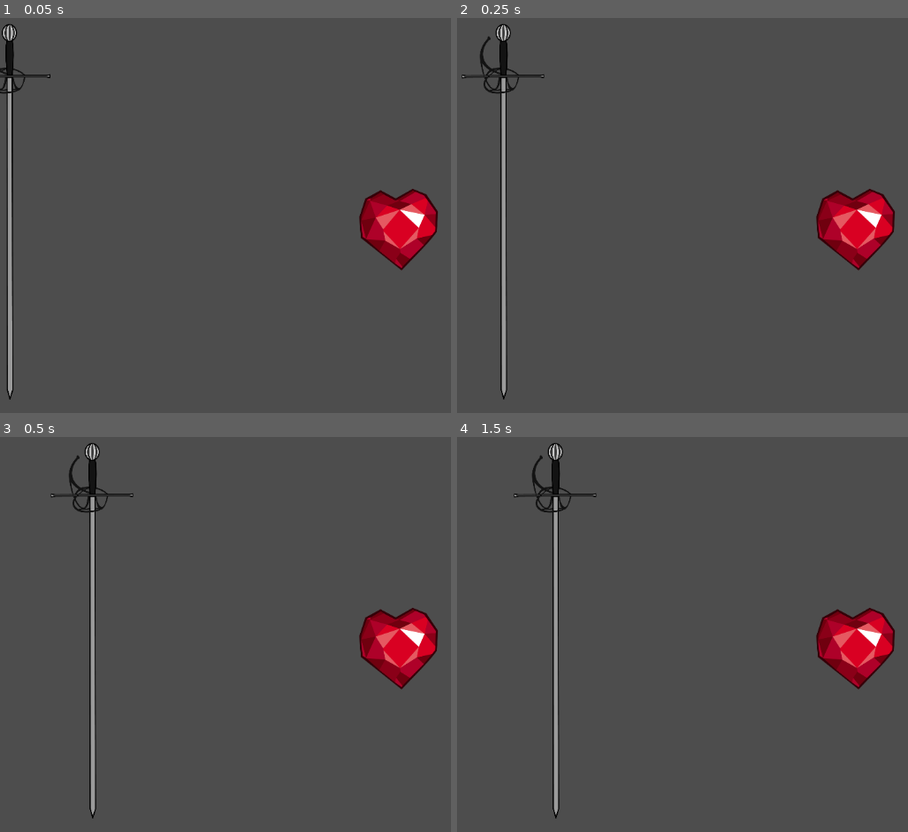
Above: before the commit, frames 1-4 (two rows, left to right).
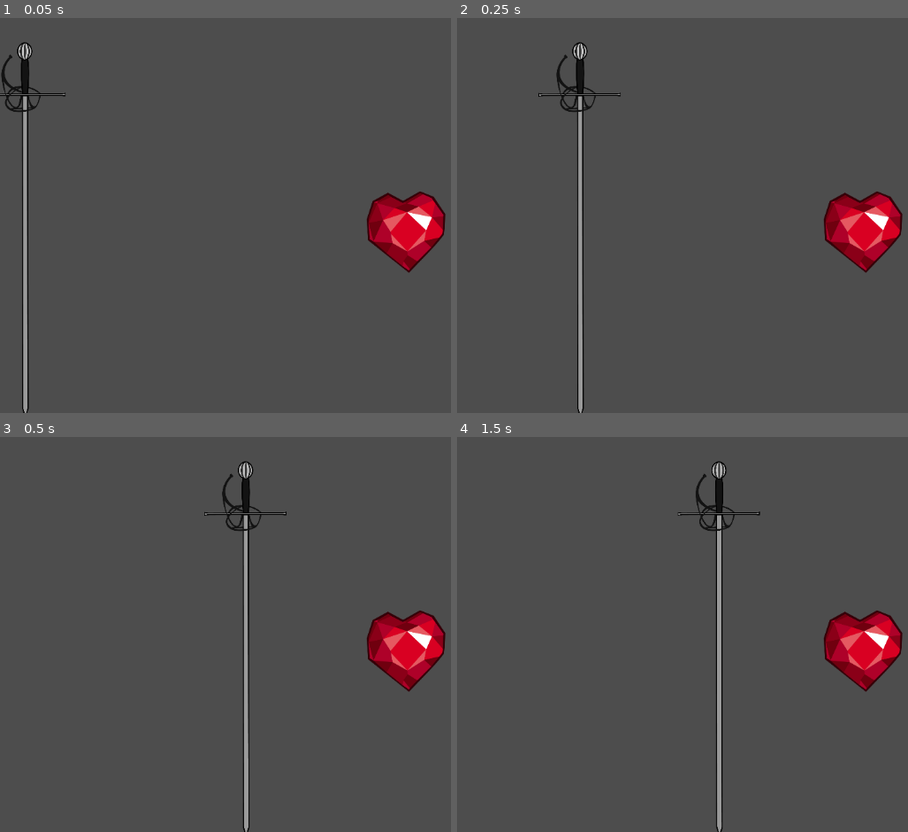
Above: after the commit, the same moments.

Repository: zelcamn/TheGame
Game: Godot game, scene res://scenes/world.tscn
Same seed, same stepped clock (60 frames per second), same inputs: the game is played once before the commit and once after it.
Inputs:
- Up to frame 1 (0.05 s): no input
- Up to frame 2 (0.25 s): no input
- Up to frame 3 (0.5 s): no input
- Up to frame 4 (1.5 s): tap Enter (ui_accept) at 0.5, 0.6, 0.77, 1.07, 1.25, 1.35 s; hold Right (moveRight) 0.53-1.28 s; hold Down (moveDown) from 1.28 s (still down)

The runs differ from the first frame. In frame 1, 4.9% of the frame differs, in the area x 0-99%, y 1-100%; in frame 2, 5.1%; in frame 3, 5.1%; in frame 4, 5.2%, in the area x 12-99%, y 1-100%.

Commit message:
#12 Создать основу для атак/первый патерн атаки

Diff:
--- /dev/null
+++ b/scenes/Equipment.tscn
@@ -0,0 +1,16 @@
+[gd_scene load_steps=4 format=3 uid="uid://drgh0tnjxdc6o"]
+
+[ext_resource type="Script" path="res://scripts/Equipment.gd" id="1_3sw3q"]
+[ext_resource type="Texture2D" uid="uid://gresw1lrsvak" path="res://res/sprites/weapons/Toy_Knife.png" id="2_f4oso"]
+[ext_resource type="Script" path="res://scripts/Toy_knife.gd" id="3_131qb"]
+
+[node name="Equipment" type="Node2D"]
+script = ExtResource("1_3sw3q")
+
+[node name="Toy_knife" type="Sprite2D" parent="."]
+texture_filter = 3
+position = Vector2(40, 40)
+texture = ExtResource("2_f4oso")
+script = ExtResource("3_131qb")
+name1 = null
+is_picked = null
--- a/scenes/world.tscn
+++ b/scenes/world.tscn
@@ -1,12 +1,10 @@
 [gd_scene load_steps=3 format=3 uid="uid://ctvgk488286rm"]
 
-[ext_resource type="PackedScene" uid="uid://bjw6ghg7bnmdb" path="res://scenes/sword.tscn" id="1_y1cma"]
+[ext_resource type="Script" path="res://scripts/world.gd" id="1_3rsvo"]
 [ext_resource type="PackedScene" uid="uid://b7ae82kihyk5w" path="res://scenes/heart.tscn" id="2_ryy8r"]
 
-[node name="World" type="Node2D"]
+[node name="core_attack_patern" type="Node2D"]
+script = ExtResource("1_3rsvo")
 
 [node name="heart" parent="." instance=ExtResource("2_ryy8r")]
-position = Vector2(650, 350)
-
-[node name="sword" parent="." instance=ExtResource("1_y1cma")]
-position = Vector2(0, 320)
+position = Vector2(662, 354)
--- /dev/null
+++ b/scripts/Equipment.gd
@@ -0,0 +1,20 @@
+extends Node2D
+class_name PickableItems
+
+@export var name1: String = ""
+@export var attack_damage: float = 0.0
+@export var hp_bonus: float = 0.0
+@export var is_picked: bool = false
+
+func _ready():
+	pass
+
+func setItemStats(newName, newDamage, newHP):
+	name1 = newName
+	attack_damage = float(newDamage)
+	hp_bonus = float(newHP)
+	is_picked = true
+
+	print("Equipment:\n",name1,"\n", )
+	print("Attack damage:\n",attack_damage,"\n", )
+	print("HP bonus:\n",hp_bonus,"\n", )
--- /dev/null
+++ b/scripts/Toy_knife.gd
@@ -0,0 +1,8 @@
+extends PickableItems
+
+func _ready():
+  var Equipment = PickableItems.new()
+
+  Equipment.setItemStats("Toy knife", 10.1, 0) #Название, урон, хп
+
+  add_child(Equipment)
--- a/scripts/attack_component.gd
+++ b/scripts/attack_component.gd
@@ -1,19 +1,14 @@
 extends Node
 
+#цепляется к сцене моба
 class_name attack_component
 
 
-var attack_damage = GlobalInfo.playerBaseDamage
-#@export var MAX_HEALTH := 10.0 #передача макс хп при вызове сцены
-#var MAX_HEALTH = Health
-#var health : float
+#var attack_damage = GlobalInfo.playerBaseDamage #временно установлен базовый урон
 
-#Подгрузка хп при первом вызове
-#func _ready():
-	#health = MAX_HEALTH
-
-
-func damage(health):
+func damage(health,attack_damage):
 	health -= attack_damage #берётся из параметров оружия
+	#print(health)
 	if health <= 0:
 		get_parent().queue_free() #удаление сцены с экрана (скорее всего придётся заменить)
+	return health
--- a/scripts/global_info.gd
+++ b/scripts/global_info.gd
@@ -3,7 +3,12 @@
 #параметры игрока
 var playerSpeed = 700
 var playerHealth = 100
-var playerBaseDamage = 20
+var playerBaseDamage = 5
 
 #параметры мобов
-var slimeHealth = 20
+var slimeHealth = 10
+
+#вспомогательные
+var attack_is_pressed = 0
+var enemy_is_dead = 0
+var line_is_deleted = 0
--- a/scripts/heart.gd
+++ b/scripts/heart.gd
@@ -7,12 +7,20 @@
 @export var hp : attack_component
 
 var health = Health.new()
+var dmg = GlobalInfo.playerBaseDamage #урон персонажа (временно из глобальных)
 
+#подгрузка начальных хп
 func _ready():
 	health.maxHealth = GlobalInfo.slimeHealth
 	health.health = GlobalInfo.slimeHealth
 
+#функция для всех врагов чтобы наносить урон
 func hit():
-	hp.damage(health.health)
-	print(health.health)
-	print("Taken " + str(hp.attack_damage) + " damage")
+	hp.damage(health.health,dmg)
+	print("Current health: " + str(health.health))
+
+	health.health = hp.damage(health.health,dmg) #нанесение урона и возвращение хп
+
+	print("Taken " + str(dmg) + " damage")
+	print("Health after damage: " + str(health.health) +"\n")
+	return health.health
--- a/scripts/sword.gd
+++ b/scripts/sword.gd
@@ -1,26 +1,42 @@
 extends Area2D
 
+class_name sword
 
-@export var speed: int = 300
+@export var speed: int = 800
 var direction: Vector2 = Vector2.RIGHT
 
-var BlockMove = 1
+#временное решение для остановки меча
+var SwordIsMove = 1
+
 
 func _process(delta):
-	position += direction * speed * delta * BlockMove
+	position += direction * speed * delta * SwordIsMove
 	PressAttack()
 
 
+#проверка попал ли хитбокс на хитбокс врага
 func _on_body_entered(body):
 	if "hit" in body:
-		body.hit()
+		#body.hit()
+		#GlobalInfo.enemy_is_dead = 1
+		if body.hit() <= 0:
+			GlobalInfo.enemy_is_dead = 1
 
+
+#остановка меча + включение хитбокса
 func PressAttack():
 	if Input.is_action_just_pressed("ui_accept"):
-			get_node("CollisionShape2D").disabled = false
-			BlockMove = 0
+		get_node("CollisionShape2D").disabled = false
+		SwordIsMove = 0
+		GlobalInfo.attack_is_pressed = 1
+		#GlobalInfo.enemy_is_dead=1
 
+#функция для удаления
+func del():
+	queue_free()
+	GlobalInfo.line_is_deleted = 1
+	#print("deleted " + str(GlobalInfo.line_is_deleted))
 
-
+#удаление при выходе за экран
 func _on_visible_on_screen_notifier_2d_screen_exited():
-	queue_free()
+	del()
--- /dev/null
+++ b/scripts/world.gd
@@ -0,0 +1,51 @@
+extends Node2D
+
+const slash_line_scene = preload("res://scenes/sword.tscn")
+@export var line : sword
+
+@export var attack_count := 1 #кол-во атак
+
+func _ready():
+	create_slash_line(Vector2(0,350),0, Vector2.RIGHT) #подгрузка первого меча
+	attack_count-=1
+
+#проверка остановился ли меч, если да, то создать новый (от кол-ва атак)
+func if_attack():
+	if GlobalInfo.attack_is_pressed==1 and attack_count>0 and GlobalInfo.enemy_is_dead==0:
+		create_slash_line(Vector2(0,350),0, Vector2.RIGHT + Vector2(0,0))
+		#print(GlobalInfo.enemy_is_dead)
+		attack_count-=1 #
+		GlobalInfo.attack_is_pressed = 0
+
+#проверка удалился ли меч, если да, то создать новый (от кол-ва атак)
+func if_deleted():
+	if GlobalInfo.line_is_deleted == 1 and attack_count>0:
+		create_slash_line(Vector2(0,350),0, Vector2.RIGHT + Vector2(0,0))
+		attack_count-=1 #
+		GlobalInfo.line_is_deleted = 0
+
+
+func _process(delta):
+	if_attack()
+	if_deleted()
+	#if GlobalInfo.attack_is_pressed==1 and cnt>0 and GlobalInfo.enemy_is_dead==0:
+		#create_slash_line(Vector2(0,350),0, Vector2.RIGHT + Vector2(0,0))
+		##print(GlobalInfo.enemy_is_dead)
+		#cnt-=1 #
+		#GlobalInfo.attack_is_pressed = 0
+		#
+	#elif GlobalInfo.line_is_deleted == 1 and cnt>0:
+		#create_slash_line(Vector2(0,350),0, Vector2.RIGHT + Vector2(0,0))
+		#cnt-=1 #
+		#GlobalInfo.line_is_deleted = 0
+
+#добавление меча на сцену(позиция, угол поворота, направление (можно суммировать векторы))
+func create_slash_line(pos:Vector2,rot,dir:Vector2):
+
+	var slash_line = slash_line_scene.instantiate()
+
+	slash_line.global_position = pos #позиция
+	slash_line.rotation_degrees = rot #угол поворота
+	slash_line.direction = dir #направление (можно суммировать векторы)
+	if GlobalInfo.enemy_is_dead == 0:
+		add_child(slash_line)
Binary file added: res/sprites/weapons/Toy_Knife.png
Not shown, added: res/sprites/weapons/Toy_Knife.png.import
Not shown, added: scenes/hea2752.tmp
